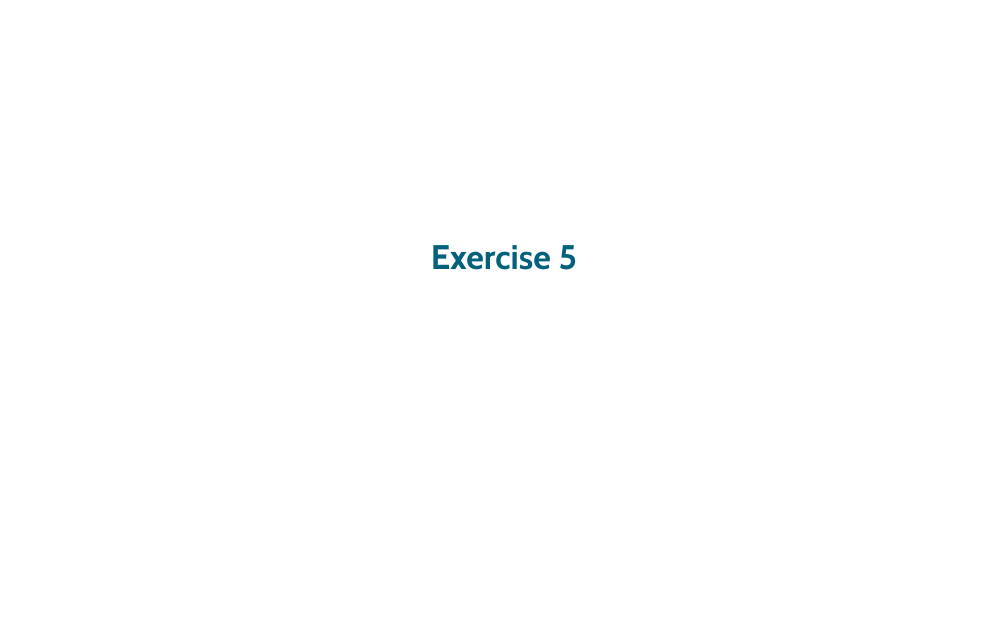
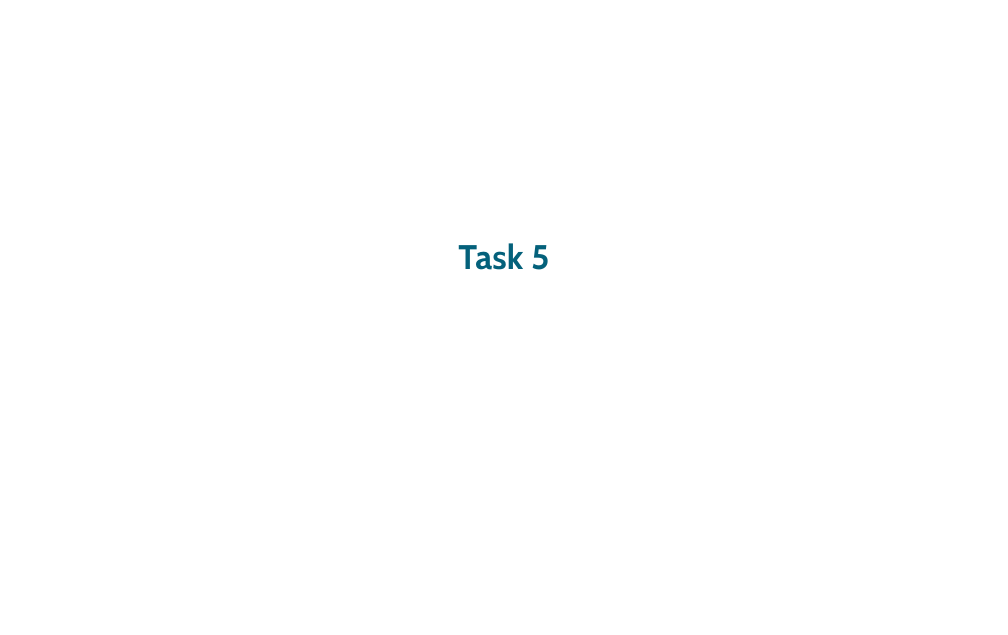
Before and after one commit to maksim96/Pattern-Recognition, a slide deck: slide 21 of Project01/presentation libre/Pattern Recognition leif 1 2 3.odp (slide 16 before the commit). Drawn at 1008x635 pixels with LibreOffice and Linux fonts; fonts in the diff are those of the drawing; background and template pictures are left out. Boxes give left, top, right and bottom in pixels: in the first picture for what was removed or moved away, otherwise in the second. Text is boxed around its words. In the diff, an @@ line names an element or a change of style, - is before the commit and + after.

```diff
--- a/Project01/presentation libre/Pattern Recognition leif 1 2 3.odp
+++ b/Project01/presentation libre/Pattern Recognition leif 1 2 3.odp
@@ subtitle at bbox=[458, 243, 549, 270]: text changed @@
-Exercise 5
+Task 5
```
Also in this commit, not shown: 12 other slides changed, 10 slides added, 15 other files.
